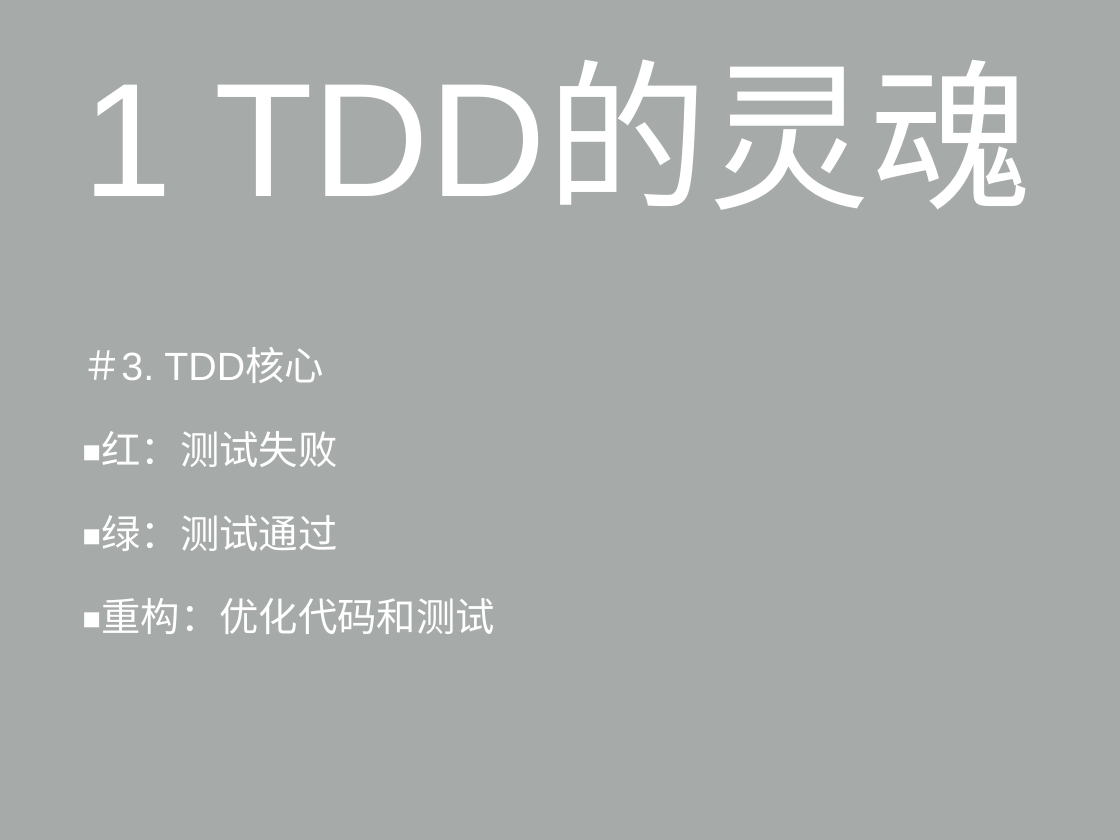
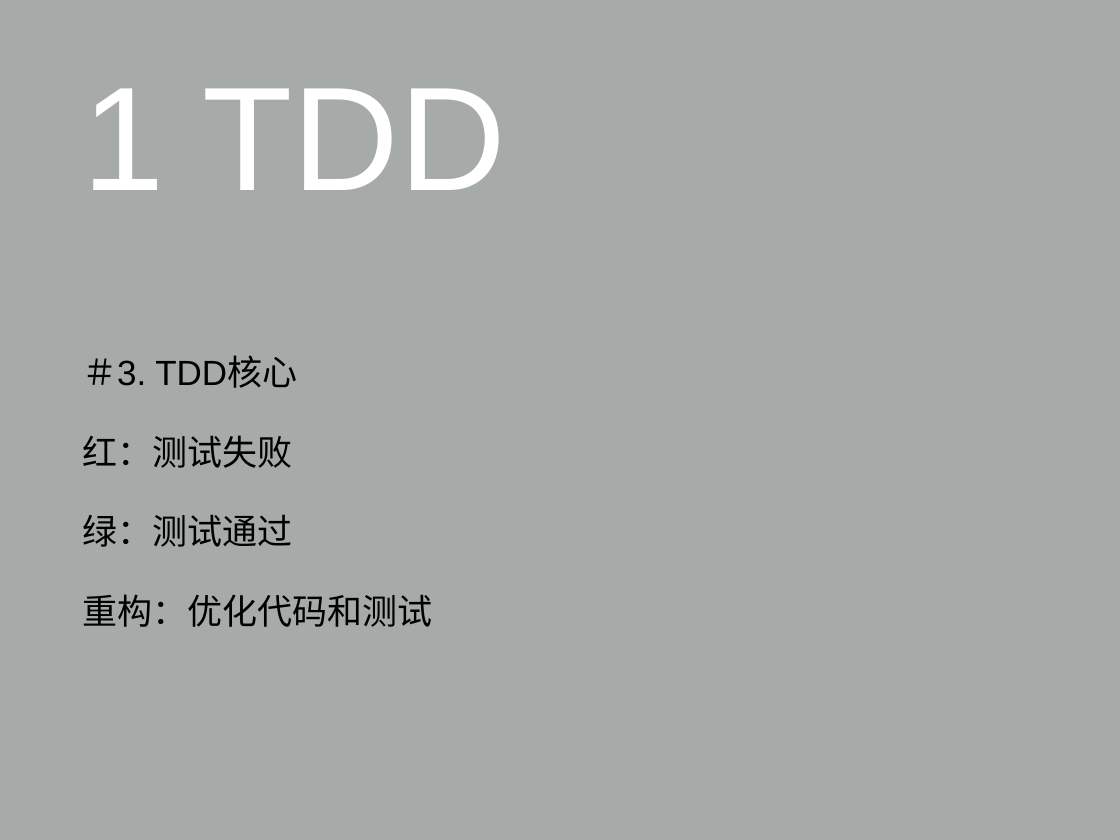
Before and after one commit to universsky/Clean_Code, a slide deck: slide 32 of 整洁的代码与规范_陈光剑2015-8-14.ppt. Drawn at 1120x840 pixels with LibreOffice and Linux fonts; fonts in the diff are those of the drawing. Boxes give left, top, right and bottom in pixels: in the first picture for what was removed or moved away, otherwise in the second. Text is boxed around its words. In the diff, an @@ line names an element or a change of style, - is before the commit and + after.

```diff
--- a/整洁的代码与规范_陈光剑2015-8-14.ppt
+++ b/整洁的代码与规范_陈光剑2015-8-14.ppt
@@ title at <box>82,88,506,190</box>: text changed; size 148 to 135 pt @@
-1 TDD的灵魂
+1 TDD
@@ text at <box>82,357,297,388</box>: size 36 to 32 pt, text colour #FFFFFF to #000000 in "＃3. TDD核心" @@
@@ text at <box>82,435,432,627</box>: text changed; size 36 to 32 pt; text colour #FFFFFF to #000000 @@
-◾红：测试失败
-◾绿：测试通过
-◾重构：优化代码和测试
+红：测试失败
+绿：测试通过
+重构：优化代码和测试
```
Also in this commit, not shown: 44 other slides changed, 1 slide added, 4 other files.
